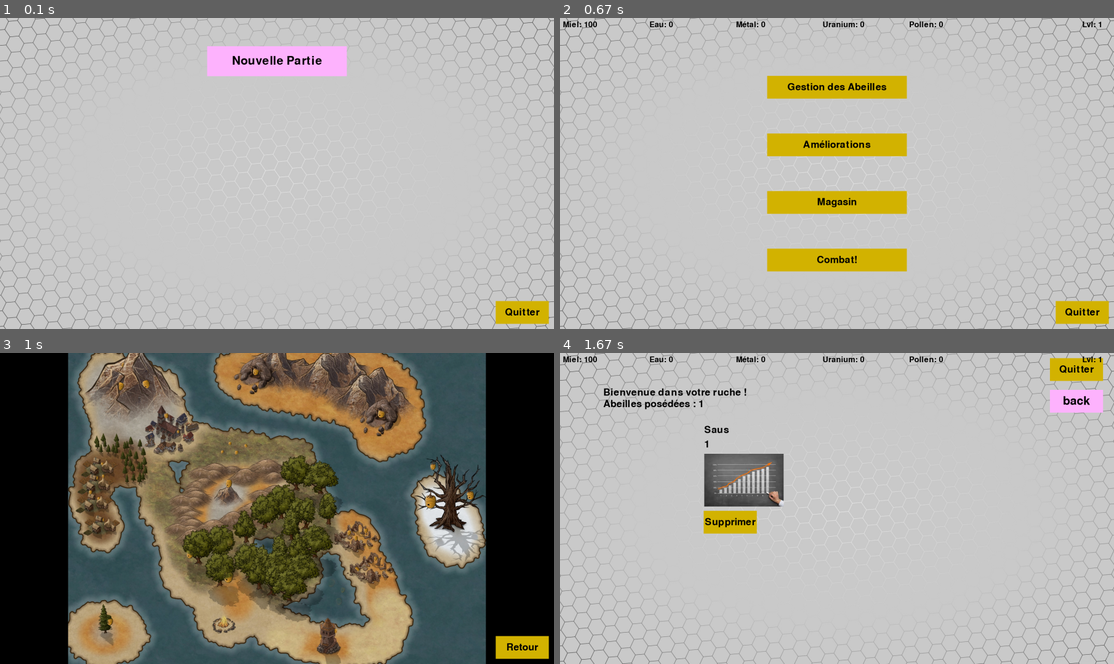
Above: before the commit, frames 1-4 (two rows, left to right).
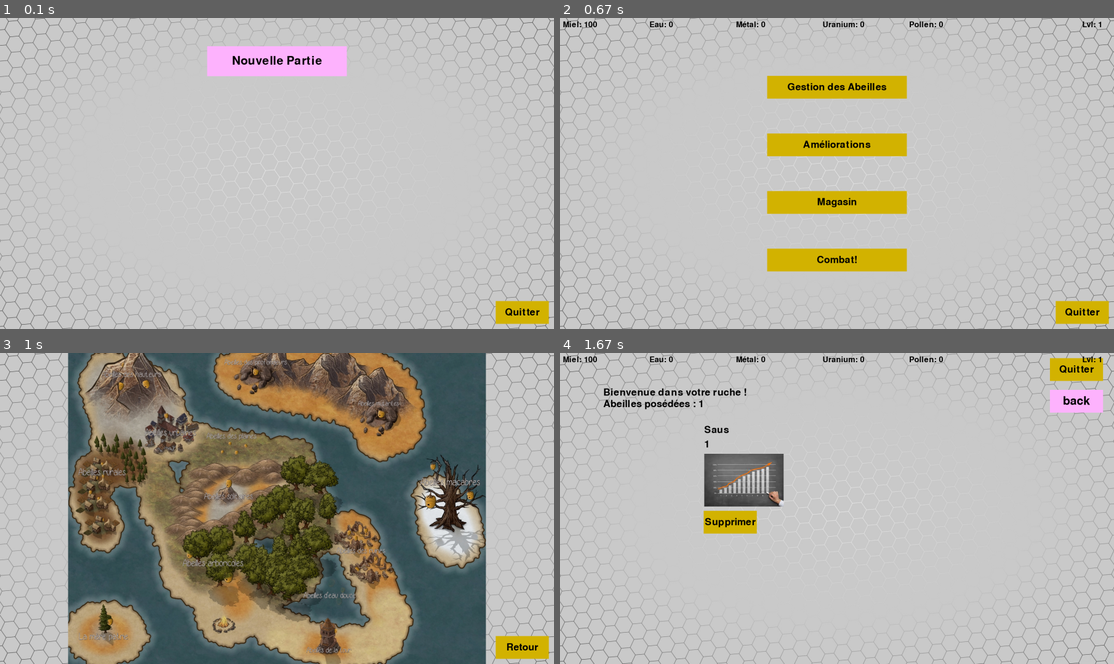
Above: after the commit, the same moments.

Repository: germainaubert/Bee-Intech
Game: pygame game, started from window.py
Two runs of this game, one before a commit and one after it. Both use one fixed random seed, a clock stepped at 60 frames per second and the inputs below.
Inputs (mouse positions are in pixels of both pictures, inside the frame that each line leads up to):
- Up to frame 1 (0.1 s): no input
- Up to frame 2 (0.67 s): press the mouse at (837, 61) at 0.37 s; move the mouse to (859, 80) at 0.47 s; release the mouse at (886, 98) at 0.6 s
- Up to frame 3 (1 s): press the mouse at (277, 595) at 0.7 s; move the mouse to (310, 564) at 0.8 s; release the mouse at (343, 536) at 0.93 s
- Up to frame 4 (1.67 s): press the mouse at (1080, 648) at 1.03 s; move the mouse to (1019, 558) at 1.13 s; release the mouse at (953, 468) at 1.27 s; press the mouse at (837, 421) at 1.37 s; move the mouse to (825, 436) at 1.47 s; release the mouse at (820, 455) at 1.6 s

Frames 1-2 are identical in both runs. In frame 3, 25% of the frame differs, in the area x 0-100%, y 0-100%; in frame 4, nothing differs.

Commit message:
Ajout des avancements de la carte + curseur cool

Diff:
--- a/display.py
+++ b/display.py
@@ -48,6 +48,7 @@
         self._button_dic['fight_menu_button'].draw_button(surface)
         # Bouton Quitter
         self._button_dic['quit_button'].draw_button(surface)
+
         return surface
 
     def display_fight_upgrades(self, w, h, hive):
@@ -156,9 +157,9 @@
 
     def display_fight(self, w, h):
         surface = pygame.Surface((1920,1080))
-        # surface.blit(self._background, (0, 0))
-
-        map_pic = pygame.image.load('./Images/wtitlemap.jpg')
+        surface.blit(self._background, (0, 0))
+
+        map_pic = pygame.image.load('./Images/titlemap.jpg')
         surface.blit(map_pic, (236, -4))
 
         self._button_dic = {
--- a/window.py
+++ b/window.py
@@ -80,7 +80,6 @@
                     live_surface, self._bee_quantity, self._display._button_dic, self._alert, self._scroll_y = self._live_display.give_display(self._live, self._alert, jaj, events, self._display._button_dic, self._first_call, self._bees_surfaces, self._scroll_y)
                 elif self._live == "shop":
                     live_surface, self._bee_quantity, self._display._button_dic, self._first_call, self._alert, self._s …(211 unchanged characters)…
-                    print(self._display._button_dic)
                 elif self._live == "fight_menu":
                     live_surface, self._display._button_dic = self._live_display.give_display(self._live, self._alert, jaj, events, self._display._button_dic, self._first_call, self._bees_surfaces, self._scroll_y)
                 elif self._live == "menu":
@@ -116,6 +115,30 @@
                 run = False
                 pygame.quit()
                 break
+
+            # Affichage curseur
+            flag = False
+            if event.type == MOUSEMOTION:
+
+                for button in self._display._button_dic:
+                    if type(self._display._button_dic[button]) == list:
+                        for button_list in self._display._button_dic[button]:
+
+                            if button_list.is_over(event.pos):
+                                pygame.mouse.set_cursor(*pygame.cursors.diamond)
+                                flag = True
+                                break
+
+                    else:
+                        if self._display._button_dic[button].is_over(event.pos):
+                            pygame.mouse.set_cursor(*pygame.cursors.diamond)
+                            flag = True
+                            break
+            if (not flag):
+                pygame.mouse.set_cursor(*pygame.cursors.arrow)
+
+
+
             # Input souris
             if event.type == MOUSEBUTTONDOWN:
                 if event.button == 1 or event.button == 3: # # Pour qu'on puisse cliquer juste avec les clics gauche et droit
@@ -172,8 +195,8 @@
                     if "delete_bee_button" in self._display._button_dic:
                         for targetted_button in self._display._button_dic["delete_bee_button"]:
                             if targetted_button.is_over(event.pos):
-                                print("event.pos:", event.pos, "....... targetted_buttton:", targetted_button._x, targetted_button._y)
-                                print("get:", targetted_button.get())
+                                # print("event.pos:", event.pos, "....... targetted_buttton:", targetted_button._x, targetted_button._y)
+                                # print("get:", targetted_button.get())
                                 self._hive.del_bee(targetted_button.get())
                                 #self._hive.decrease_prod(delete)
                                 self._surface, self._bees_surfaces = self._display.display_management(self._w, self._h, self._hive, self._scroll_y)
Binary file added: Images/titlemap.jpg
